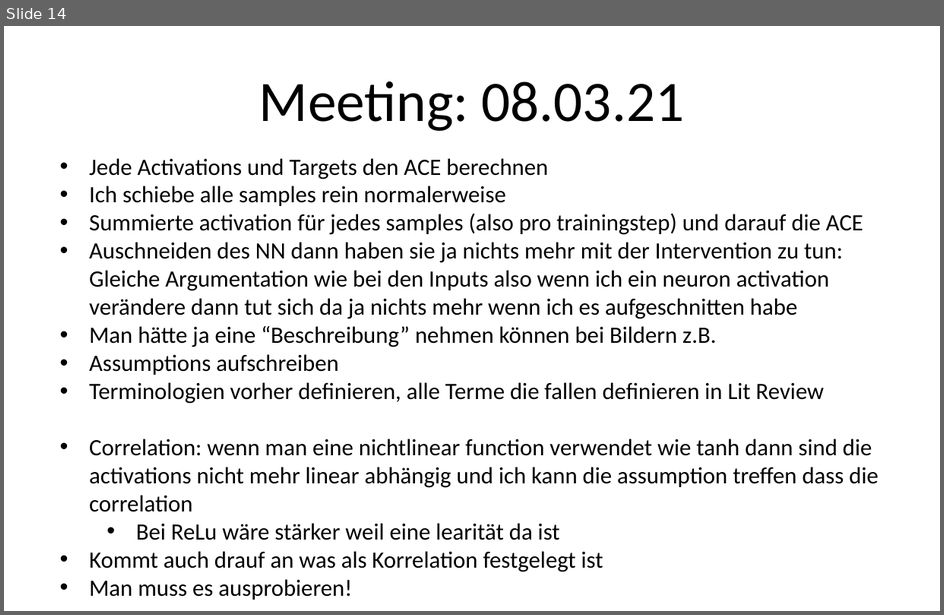
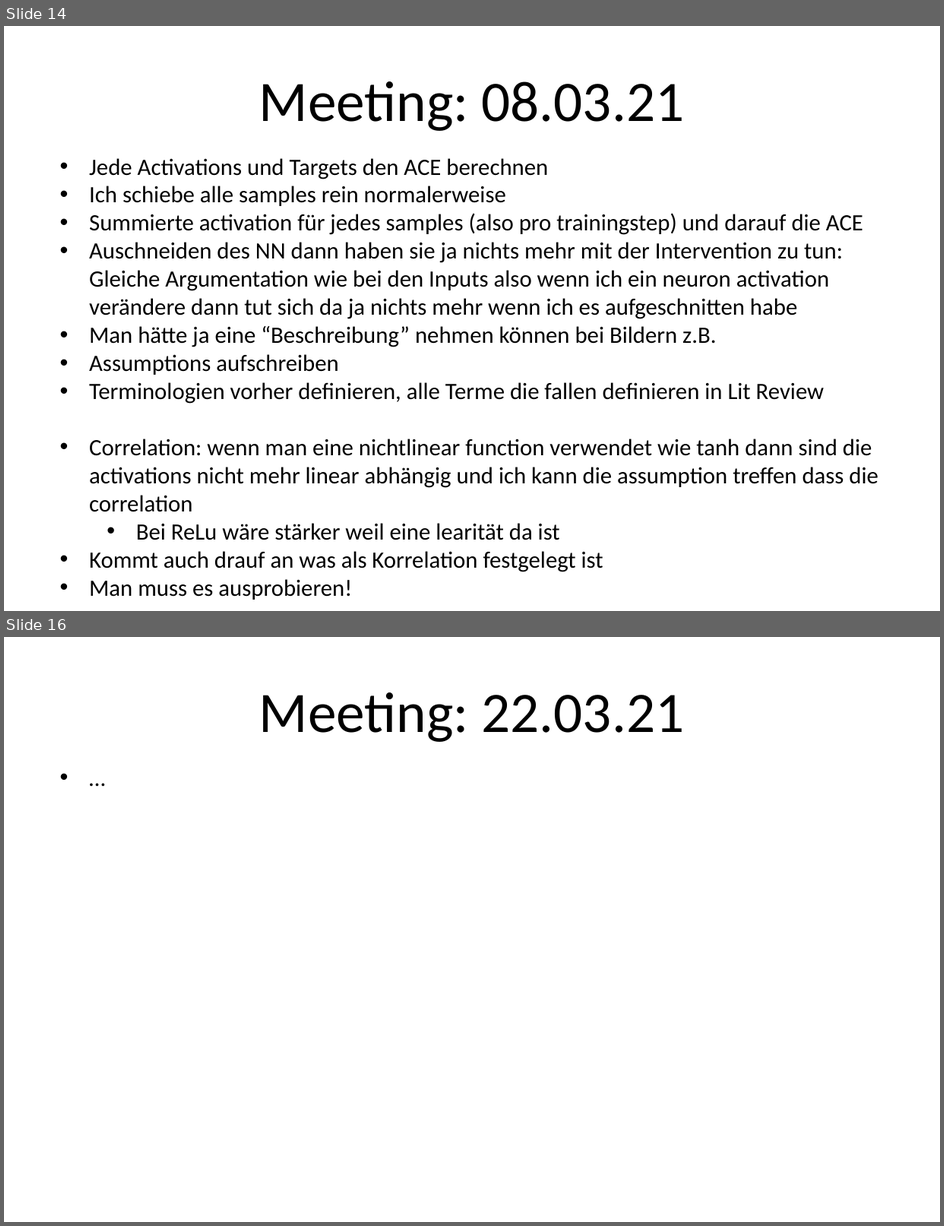
Before and after one commit to kathrinkhadra/Causal-Regularization-Master-Thesis, a slide deck: MeetingNotes.pptx. Shown one above the other, each under a label of ours: slide 14 before the commit, slides 14 and 16 after it; the slides between them are not shown. The pictures are 944x615 and 944x1226 pixels, drawn with LibreOffice and Linux fonts; fonts in the diff are those of the drawing. Boxes give left, top, right and bottom in pixels: in the first picture for what was removed or moved away, otherwise in the second. Text is boxed around its words. In the diff, an @@ line names an element or a change of style, - is before the commit and + after.

```diff
--- a/MeetingNotes.pptx
+++ b/MeetingNotes.pptx
@@ slide 16 added at bbox=[4, 637, 940, 1222], background #FFFFFF @@
@@ title added at bbox=[259, 692, 685, 742], 44 pt, text #000000 @@
+Meeting: 22.03.21
@@ text added at bbox=[51, 758, 893, 795], 18 pt, text #000000 @@
+• …
```
Also in this commit, not shown: 1 other slide added, 4 other files.
